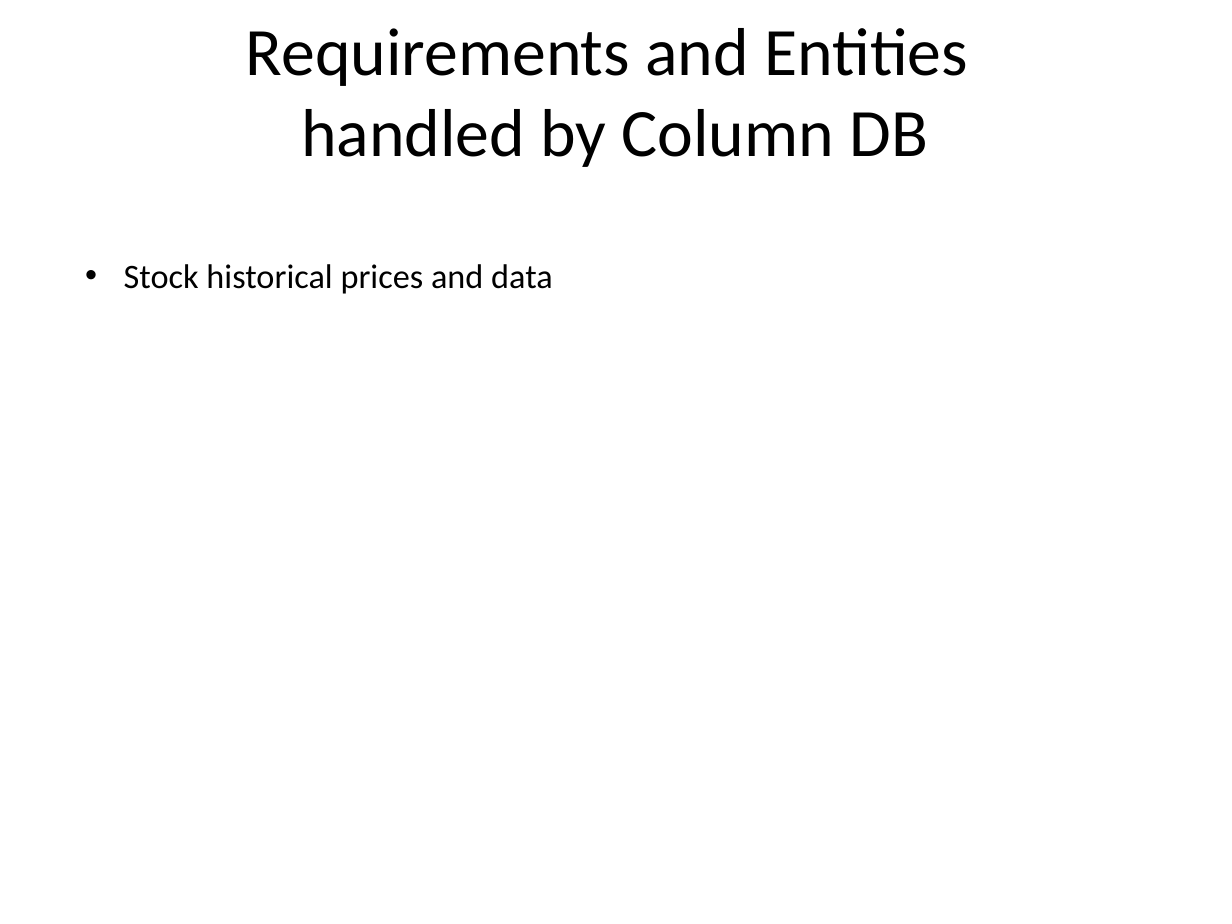
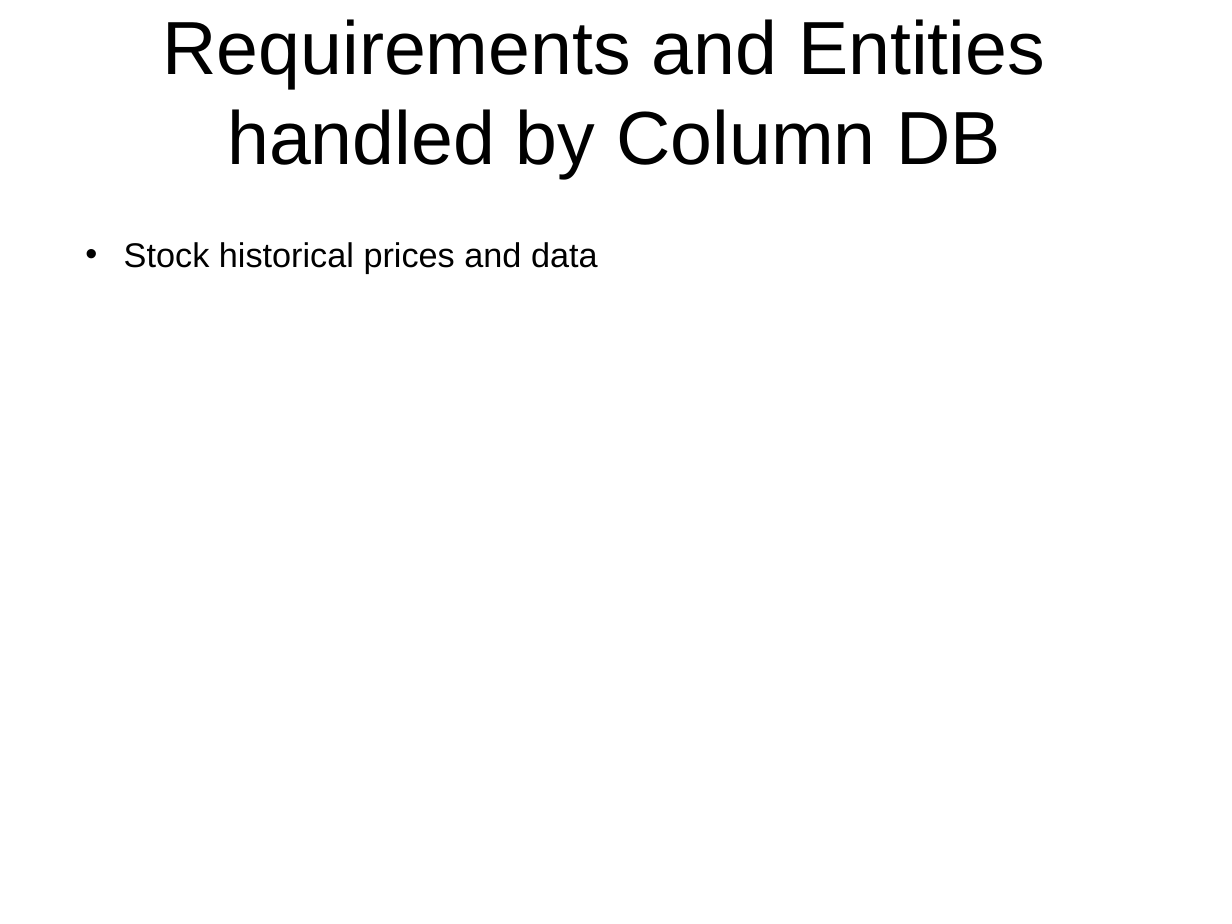
Before and after one commit to rambodrahmani/stocksim, a slide deck: slide 7 of documentation/stocksim_preliminary_presentation.pptx. Drawn at 1232x924 pixels with LibreOffice and Linux fonts; fonts in the diff are those of the drawing; background and template pictures are left out. Boxes give left, top, right and bottom in pixels: in the first picture for what was removed or moved away, otherwise in the second. Text is boxed around its words. In the diff, an @@ line names an element or a change of style, - is before the commit and + after.

```diff
--- a/documentation/stocksim_preliminary_presentation.pptx
+++ b/documentation/stocksim_preliminary_presentation.pptx
@@ text "Requirements and Entities handled by ..." at (162,19,1045,178): size 39.6 to 44 pt, font Calibri to Arial @@
@@ text "Stock historical prices and data" at (124,242,598,274): font Calibri to Arial; line spacing 2 to 1.5 @@
```
Also in this commit, not shown: 7 other slides changed.
